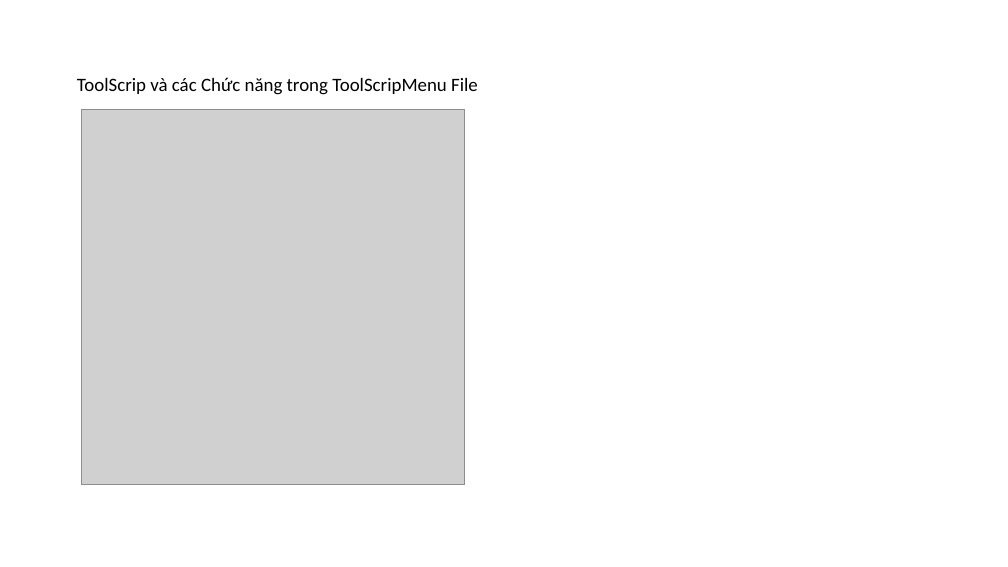
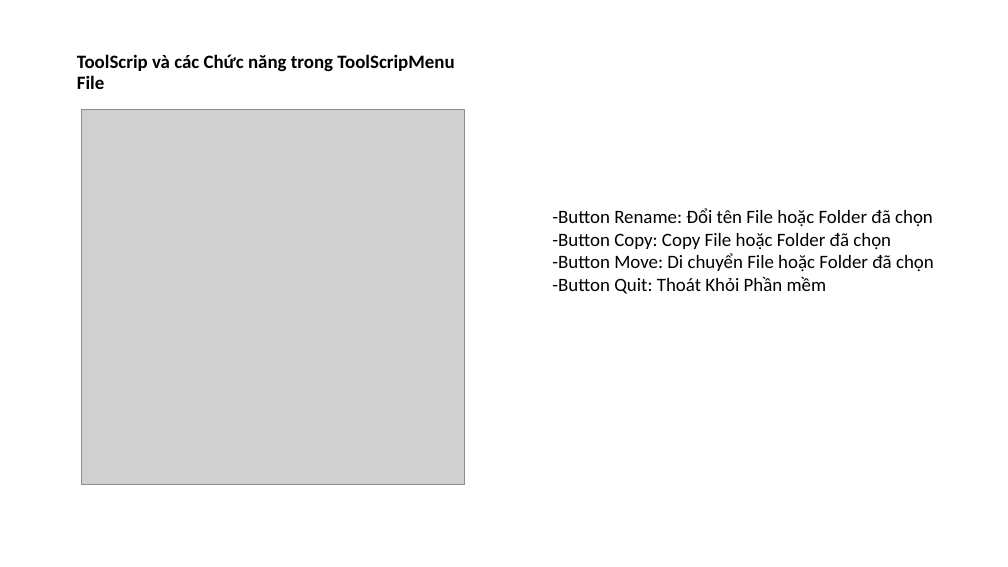
Before and after one commit to Hoaipt1998/Buit-a-file-manager-on-window, a slide deck: slide 8 of PowerPointDoAn1.pptx (slide 6 before the commit). Drawn at 1008x567 pixels with LibreOffice and Linux fonts; fonts in the diff are those of the drawing; grey boxes stand for pictures. Boxes give left, top, right and bottom in pixels: in the first picture for what was removed or moved away, otherwise in the second. Text is boxed around its words. In the diff, an @@ line names an element or a change of style, - is before the commit and + after.

```diff
--- a/PowerPointDoAn1.pptx
+++ b/PowerPointDoAn1.pptx
@@ title "ToolScrip và các Chức năng ..." at [77,54,454,89]: bold on @@
@@ text added at [552,208,934,294], 18 pt, text #000000 @@
+-Button Rename: Đổi tên File hoặc Folder đã chọn
+-Button Copy: Copy File hoặc Folder đã chọn
+-Button Move: Di chuyển File hoặc Folder đã chọn
+-Button Quit: Thoát Khỏi Phần mềm
```
Also in this commit, not shown: 10 other slides changed, 2 slides added, 1 slide removed.
